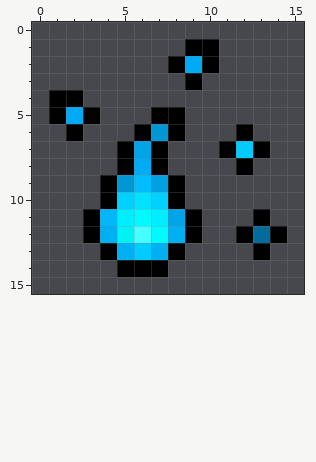
Pixel-art sprite, stored at src/main/resources/items/soulessence.png. The picture above was drawn from the file before the commit.
The file is 32x32 pixels, drawn in blocks of 2x2; one block is one cell here. Colours within 5 levels of each other are drawn and written as one.
The same view after the edit:
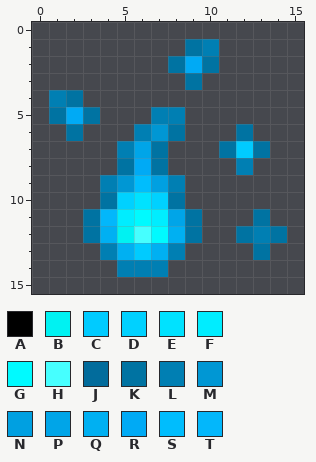
Palette (. is transparent): A #000000  B #00f2f2  C #00cbff  D #00d1ff  E #00e2ff  F #00edff  G #00faff  H #46ffff  J #026c9c  K #0073a2  L #007fb3  M #0097d4  N #00a0e1  P #00a5e8  Q #00b0f2  R #00aaf5  S #00bdfd  T #03b7fb
Edits made:
Changed rows in their new state; - is an unchanged pixel.
first column x 1:
 1 --------KL----
 2 -------K-K----
 3 --------K-----
 4 LK------------
 5 K-K---LL------
 6 -K---L-K---K--
 7 ----L-K---K-K-
 8 ----K-K----L--
 9 ---L---L------
10 ---K---K------
11 --K-----K---K-
12 --K-----K--KLK
13 ---L---L----K-
14 ----LLL-------
